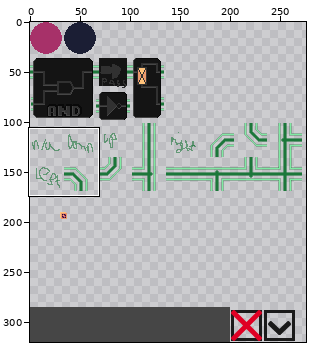
Two states of a sprite sheet, assets/sprite_map.png. Above, an overview of the earlier version with the close-up marked.
Close-up. Before:
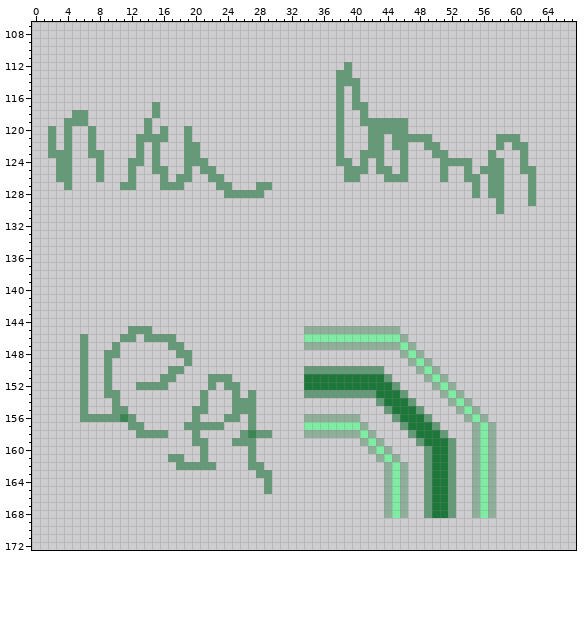
The file is 320x320 pixels. Pixels under 10% opacity are left out. Colours within 5 levels of each other are drawn and written as one. Shown: x 0..67, y 107..172. The wide view leaves out empty margins. The commit also changed other parts of the picture, which this record leaves out.
The result:
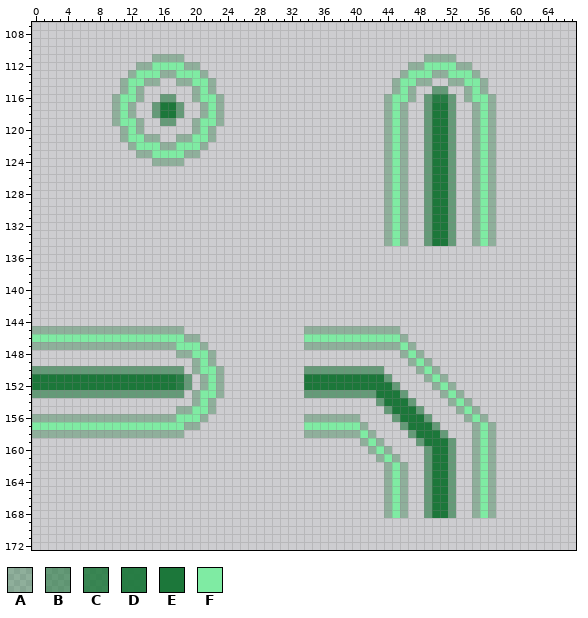
Palette (. is transparent): A #1c773a5a  B #1c773a96  C #1c773ad4  D #1c773aed  E #1c773a  F #7feba3
What changed:
y 111: x 15..18 .... -> AAAA; x 49..52 .... -> AAAA
y 112: x 13..20 ........ -> AAFFFFAA; x 39 B -> .; x 47..54 ........ -> AAFFFFAA
y 113: x 12..21 .......... -> AFFFAAFFFA; x 38..39 BB -> ..; x 46..55 .......... -> AFFFAAFFFA
y 114: x 11..15 ..... -> AFFAA; x 18..22 ..... -> AAFFA; x 38..40 BBB -> ...; x 45..49 ..... -> AFFAA; x 52..56 ..... -> AAFFA
y 115: x 11..13 ... -> AFA; x 20..22 ... -> AFA; x 38 B -> .; x 40 B -> .; x 45..47 ... -> AFA; x 50..51 .. -> BB; x 54..56 ... -> AFA
y 116: x 10..13 .... -> AFFA; x 16..17 .. -> BB; x 20..23 .... -> AFFA; x 38 B -> .; x 40 B -> .; x 44..47 .... -> AFFA; x 49..52 .... -> BDDB; x 54..57 .... -> AFFA
y 117: x 10..12 ... -> AFA; x 16..18 ... -> EEB; x 21..23 ... -> AFA; x 38 B -> .; x 40..41 BB -> ..; x 44..46 ... -> AFA; x 49..52 .... -> BEEB; x 55..57 ... -> AFA
y 118: x 5..6 BB -> ..; x 10..12 ... -> AFA; x 16..18 ... -> EEB; x 21..23 ... -> AFA; x 38 B -> .; x 41 B -> .; x 44..46 ... -> AFA; x 49..52 .... -> BEEB; x 55..57 ... -> AFA
y 119: x 4..6 BBB -> ...; x 10..14 ....B -> AFFA.; x 16..17 .. -> BB; x 20..23 .... -> AFFA; x 38 B -> .; x 41..46 BBBBBB -> ...AFA; x 49..52 .... -> BEEB; x 55..57 ... -> AFA
y 120: x 2 B -> .; x 4 B -> .; x 7 B -> .; x 11..14 ...B -> AFA.; x 16 B -> .; x 19..22 B... -> .AFA; x 38 B -> .; x 42..46 BBBBB -> ..AFA; x 49..52 .... -> BEEB; x 55..57 ... -> AFA
y 121: x 2 B -> .; x 4 B -> .; x 7 B -> .; x 11..16 ..BBBB -> AFFAA.; x 18..22 .B... -> AAFFA; x 38 B -> .; x 42..48 BB.BBBB -> ..AFA..; x 50..52 ... -> EEB; x 55..60 ...BBB -> AFA...
y 122: x 2 B -> .; x 4 B -> .; x 7 B -> .; x 12..21 .B.B...BB. -> AFFFAAFFFA; x 38 B -> .; x 42..46 BB.BB -> ..AFA; x 50..52 B.. -> EEB; x 55..58 ...B -> AFA.; x 60..61 BB -> ..
y 123: x 2..4 BBB -> ...; x 7..8 BB -> ..; x 13..20 B.B...BB -> AAFFFFAA; x 38 B -> .; x 41..46 BBB..B -> ...AFA; x 49..52 .BB. -> BEEB; x 55..57 ..B -> AFA; x 61 B -> .
y 124: x 3..4 BB -> ..; x 8 B -> .; x 12..13 BB -> ..; x 15..21 B...BBB -> AAAA...; x 38..39 BB -> ..; x 41 B -> .; x 43..46 B..B -> .AFA; x 49..51 ..B -> BEE; x 53..58 BB..BB -> ..AFA.; x 61 B -> .
y 125: x 3..4 BB -> ..; x 8 B -> .; x 12 B -> .; x 15..16 BB -> ..; x 19 B -> .; x 21..22 BB -> ..; x 39..41 BBB -> ...; x 43..46 BB.B -> .AFA; x 49..52 ..B. -> BEEB; x 54..58 B.BBB -> .AFA.; x 61..62 BB -> ..
y 126: x 3..4 BB -> ..; x 8 B -> .; x 12 B -> .; x 16 B -> .; x 18..19 BB -> ..; x 22..23 BB -> ..; x 39..40 BB -> ..; x 44..46 BBB -> AFA; x 49..52 ..B. -> BEEB; x 54..58 BB.BB -> .AFA.; x 62 B -> .
y 127: x 4 B -> .; x 11..12 BB -> ..; x 16..18 BBB -> ...; x 23..24 BB -> ..; x 28..29 BB -> ..; x 44..46 ... -> AFA; x 49..52 .... -> BEEB; x 55..58 B.BB -> AFA.; x 62 B -> .
y 128: x 24..28 BBBBB -> .....; x 44..46 ... -> AFA; x 49..52 .... -> BEEB; x 55..58 B.BB -> AFA.; x 62 B -> .
y 129: x 44..46 ... -> AFA; x 49..52 .... -> BEEB; x 55..58 ...B -> AFA.; x 62 B -> .
y 130: x 44..46 ... -> AFA; x 49..52 .... -> BEEB; x 55..58 ...B -> AFA.
y 131..134: x 44..46 ... -> AFA; x 49..52 .... -> BEEB; x 55..57 ... -> AFA
y 145: x 0..18 ............BBB.... -> AAAAAAAAAAAAAAAAAAA
y 146: x 0..20 ......B....BB.BBBB... -> FFFFFFFFFFFFFFFFFFFAA
y 147: x 0..21 ......B...B......BB... -> AAAAAAAAAAAAAAAAAAFFFA
y 148: x 6 B -> .; x 9..10 BB -> ..; x 18..22 BB... -> AAFFA
y 149: x 6 B -> .; x 9 B -> .; x 19..22 B... -> .AFA
y 150: x 0..5 ...... -> BBBBBB; x 7..8 .. -> BB; x 10..16 ....... -> BBBBBBB; x 20..23 .... -> AFFA
y 151: x 0..19 ......B..B......BB.. -> EEEEEEEEEEEEEEEEEEDB; x 21..24 .BBB -> AFA.
y 152: x 0..19 ......B..B...BBBB... -> EEEEEEEEEEEEEEEEEEDB; x 21..25 .B.BB -> AFA..
y 153: x 0..5 ...... -> BBBBBB; x 7..8 .. -> BB; x 11..18 ........ -> BBBBBBBB; x 20..23 .B.. -> AFFA; x 25 B -> .; x 27 B -> .
y 154: x 6 B -> .; x 10 B -> .; x 20..22 .B. -> AFA; x 25..27 BBB -> ...
y 155: x 6 B -> .; x 10..11 BB -> ..; x 18..22 ..BB. -> AAFFA; x 25..27 BBB -> ...
y 156: x 0..21 ......BBBBBCB.......B. -> AAAAAAAAAAAAAAAAAAFFFA; x 24..25 BB -> ..; x 27 B -> .
y 157: x 0..23 ............BB.....BBBBB -> FFFFFFFFFFFFFFFFFFFAA...; x 27 B -> .
y 158: x 0..18 .............BBBB.. -> AAAAAAAAAAAAAAAAAAA; x 20 B -> .; x 26..29 BCBB -> ....
y 159: x 20..21 BB -> ..; x 25..27 BBB -> ...
y 160: x 21 B -> .; x 27 B -> .
y 161: x 17..18 BB -> ..; x 21 B -> .; x 27 B -> .
y 162: x 18..22 BBBBB -> .....; x 27..28 BB -> ..
y 163: x 28..29 BB -> ..
y 164..165: x 29 B -> .
Where, in picture pixels (left, top, right, bottom), the same in both close-ups:
changed: (48, 54, 272, 198)
changed: (336, 54, 536, 246)
changed: (32, 326, 272, 494)
